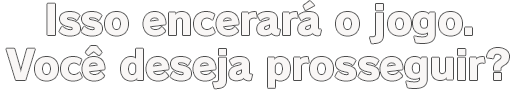
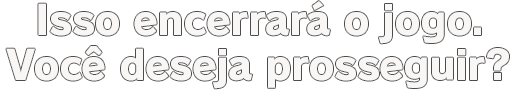
The second 520×90 image is a revision of the first. Changes to its layers:
renamed "Isso encerará o jogo." to "Isso encerrará o jogo.", painted on it over <box>38,1,481,44</box>
